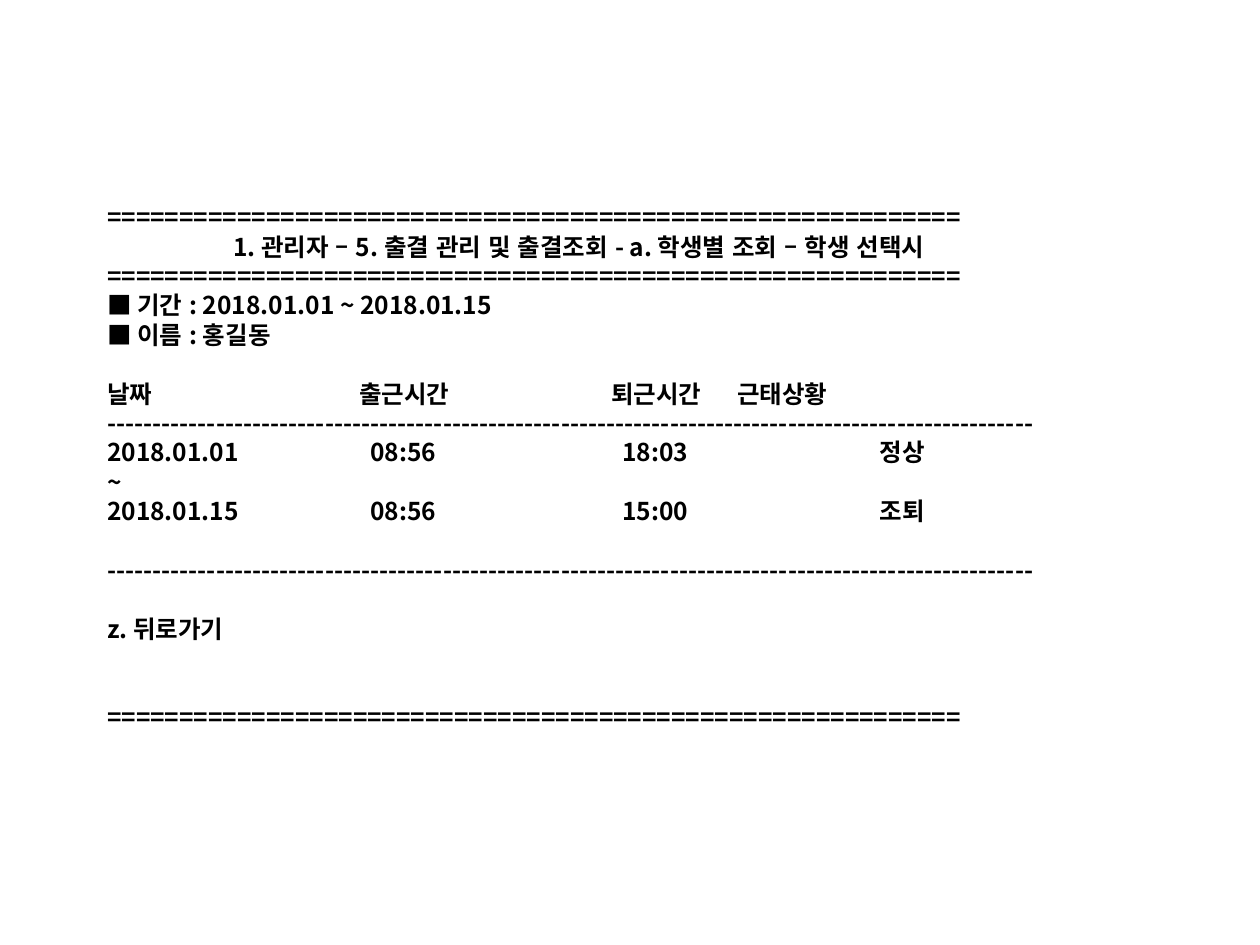
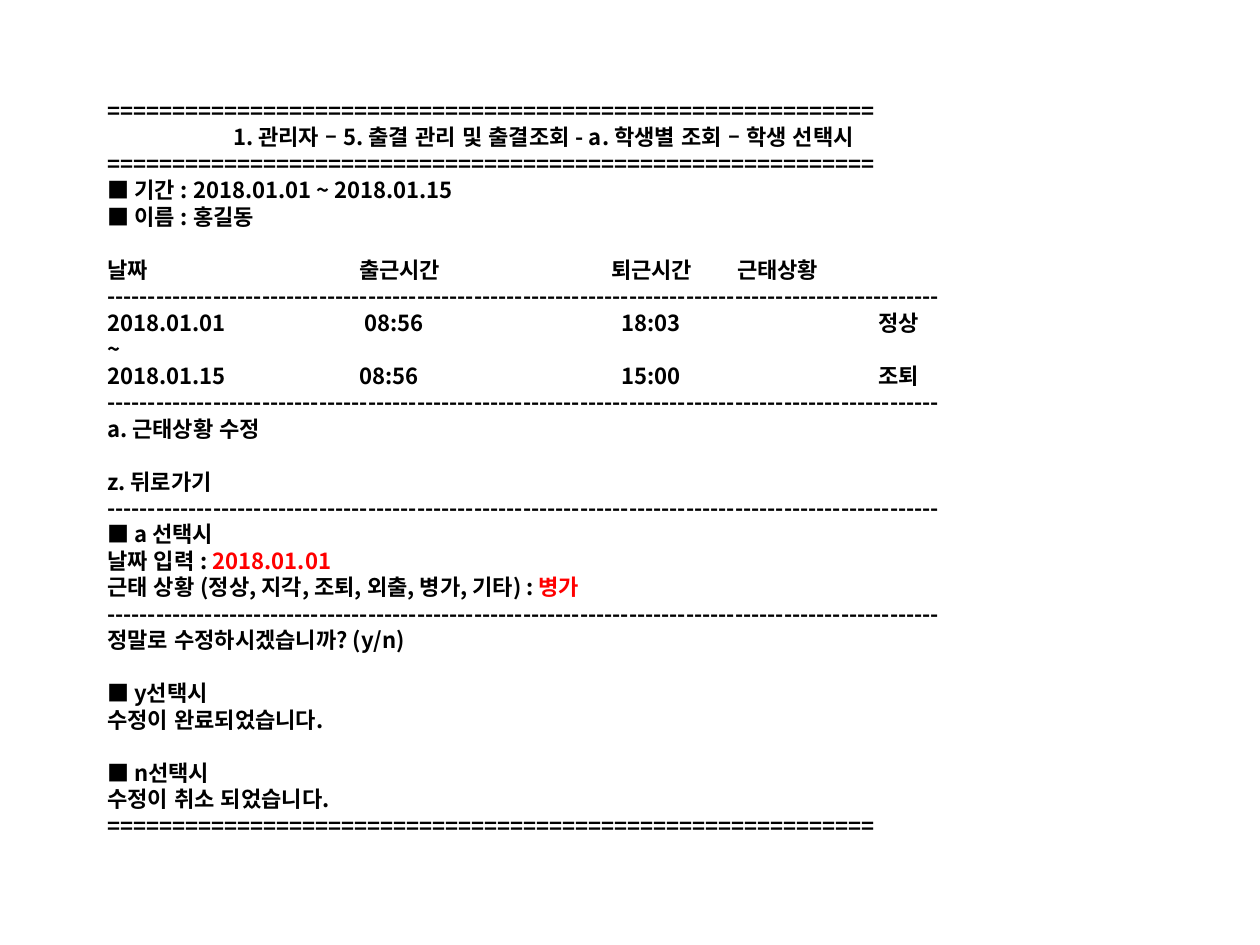
Before and after one commit to Yian-Kim/SEDU-Center, a slide deck: slide 45 of 03. 화면설계/01. 관리자/[디비2조]화면설계_관리자.pptx. Drawn at 1260x945 pixels with LibreOffice and Linux fonts; fonts in the diff are those of the drawing. Boxes give left, top, right and bottom in pixels: in the first picture for what was removed or moved away, otherwise in the second. Text is boxed around its words. In the diff, an @@ line names an element or a change of style, - is before the commit and + after.

Commit message:
Modify File [[디비2조]화면설계_관리자.pptx]
1. POWER POINT 파일 수정

- [디비2조]화면설계_관리자.pptx 파일 수정
  (03. 화면설계\01. 관리자\[디비2조]화면설계_관리자.pptx)
- 관리자 메뉴 5번 출결 관리 및 출결조회 수정
- 근태상황 수정 기능 추가

```diff
--- a/03. 화면설계/01. 관리자/[디비2조]화면설계_관리자.pptx
+++ b/03. 화면설계/01. 관리자/[디비2조]화면설계_관리자.pptx
@@ title at <box>107,126,919,809</box>: text changed; size 14 to 12.6 pt @@
-===========================================================
-1. 관리자 – 5. 출결 관리 및 출결조회 - a. 학생별 조회 – 학생 선택시
-===========================================================
-■ 기간 : 2018.01.01 ~ 2018.01.15
-■ 이름 : 홍길동
-날짜 출근시간 퇴근시간 근태상황
-------------------------------------------------------------------------------------------------------
-2018.01.01 08:56 18:03 정상
-~
-2018.01.15 08:56 15:00 조퇴
-------------------------------------------------------------------------------------------------------
-z. 뒤로가기
-===========================================================
+===========================================================
+1. 관리자 – 5. 출결 관리 및 출결조회 - a. 학생별 조회 – 학생 선택시
+===========================================================
+■ 기간 : 2018.01.01 ~ 2018.01.15
+■ 이름 : 홍길동
+날짜 출근시간 퇴근시간 근태상황
+------------------------------------------------------------------------------------------------------
+2018.01.01 08:56 18:03 정상
+~
+2018.01.15 08:56 15:00 조퇴
+------------------------------------------------------------------------------------------------------
+a. 근태상황 수정
+z. 뒤로가기
+------------------------------------------------------------------------------------------------------
+■ a 선택시
+날짜 입력 : 2018.01.01
+근태 상황 (정상, 지각, 조퇴, 외출, 병가, 기타) : 병가
+------------------------------------------------------------------------------------------------------
+정말로 수정하시겠습니까? (y/n)
+■ y선택시
+수정이 완료되었습니다.
+■ n선택시
+수정이 취소 되었습니다.
+===========================================================
```
Also in this commit, not shown: 9 other slides changed, 1 slide added.
